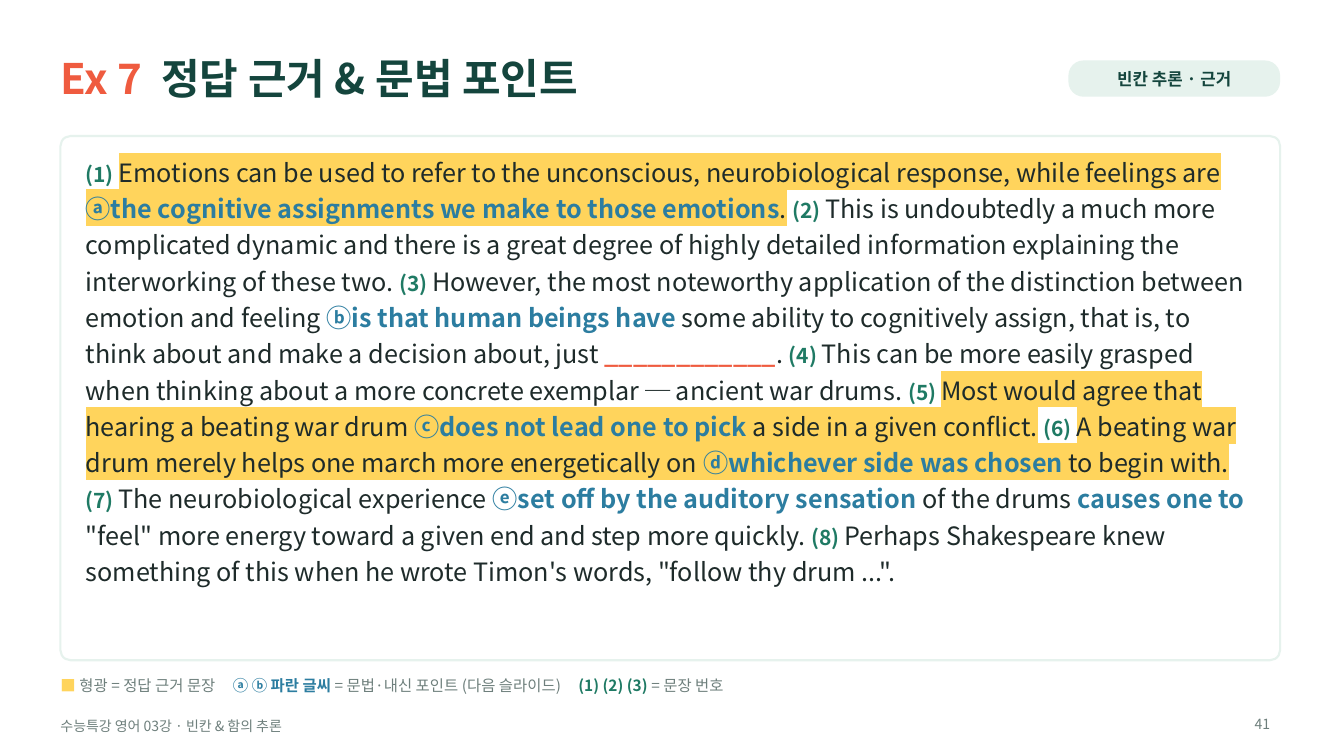
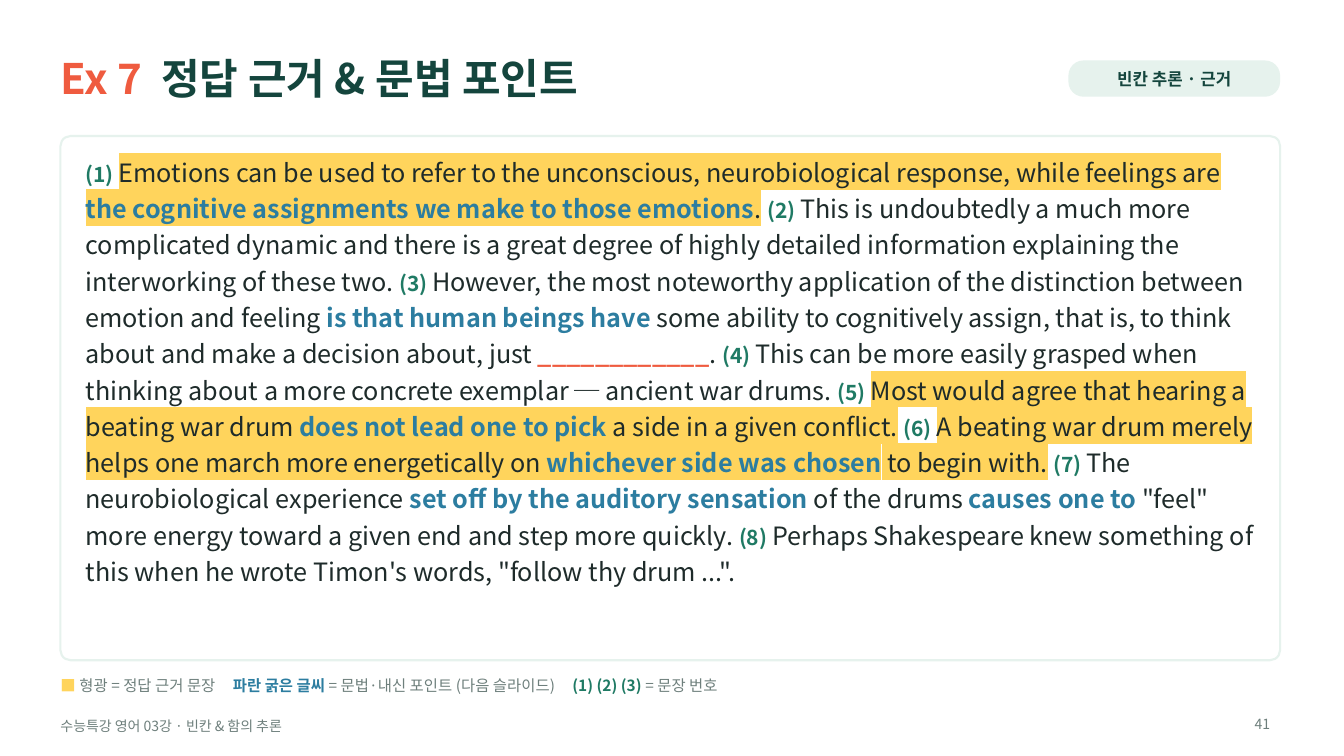
Before and after one commit to HUFSDavid/HUFSDavid, a slide deck: slide 41 of 수능특강_영어_03강_수업PPT.pptx. Drawn at 1344x756 pixels with LibreOffice and Linux fonts; fonts in the diff are those of the drawing. Boxes give left, top, right and bottom in pixels: in the first picture for what was removed or moved away, otherwise in the second. Text is boxed around its words. In the diff, an @@ line names an element or a change of style, - is before the commit and + after.

```diff
--- a/수능특강_영어_03강_수업PPT.pptx
+++ b/수능특강_영어_03강_수업PPT.pptx
@@ text at (86, 161, 1253, 587): text changed @@
-(1) Emotions can be used to refer to the unconscious, neurobiological response, while feelings are ⓐthe cognitive assignments we make to those emotions. (2) This is undoubtedly a much more complicated dynamic and there is a great degree of highly detailed information explaining the interworking of these two. (3) However, the most noteworthy application of the distinction between emotion and feeling ⓑis that human beings have some ability to cognitively assign, that is, to think about and make a decision about, just ____________. (4) This can be more easily grasped when thinking about a more concrete exemplar ─ ancient war drums. (5) Most would agree that hearing a beating war drum ⓒdoes not lead one to pick a side in a given conflict. (6) A beating war drum merely helps one march more energetically on ⓓwhichever side was chosen to begin with. (7) The neurobiological experience ⓔset off by the auditory sensation of the drums causes one to "feel" more energy toward a given end and step more quickly. (8) Perhaps Shakespeare knew something of this when he wrote Timon's words, "follow thy drum ...".
+(1) Emotions can be used to refer to the unconscious, neurobiological response, while feelings are the cognitive assignments we make to those emotions. (2) This is undoubtedly a much more complicated dynamic and there is a great degree of highly detailed information explaining the interworking of these two. (3) However, the most noteworthy application of the distinction between emotion and feeling is that human beings have some ability to cognitively assign, that is, to think about and make a decision about, just ____________. (4) This can be more easily grasped when thinking about a more concrete exemplar ─ ancient war drums. (5) Most would agree that hearing a beating war drum does not lead one to pick a side in a given conflict. (6) A beating war drum merely helps one march more energetically on whichever side was chosen to begin with. (7) The neurobiological experience set off by the auditory sensation of the drums causes one to "feel" more energy toward a given end and step more quickly. (8) Perhaps Shakespeare knew something of this when he wrote Timon's words, "follow thy drum ...".
@@ text at (79, 678, 717, 694): text changed @@
-■ 형광 = 정답 근거 문장 ⓐ ⓑ 파란 글씨 = 문법·내신 포인트 (다음 슬라이드) (1) (2) (3) = 문장 번호
+■ 형광 = 정답 근거 문장 파란 굵은 글씨 = 문법·내신 포인트 (다음 슬라이드) (1) (2) (3) = 문장 번호
```
Also in this commit, not shown: 23 other slides changed.
